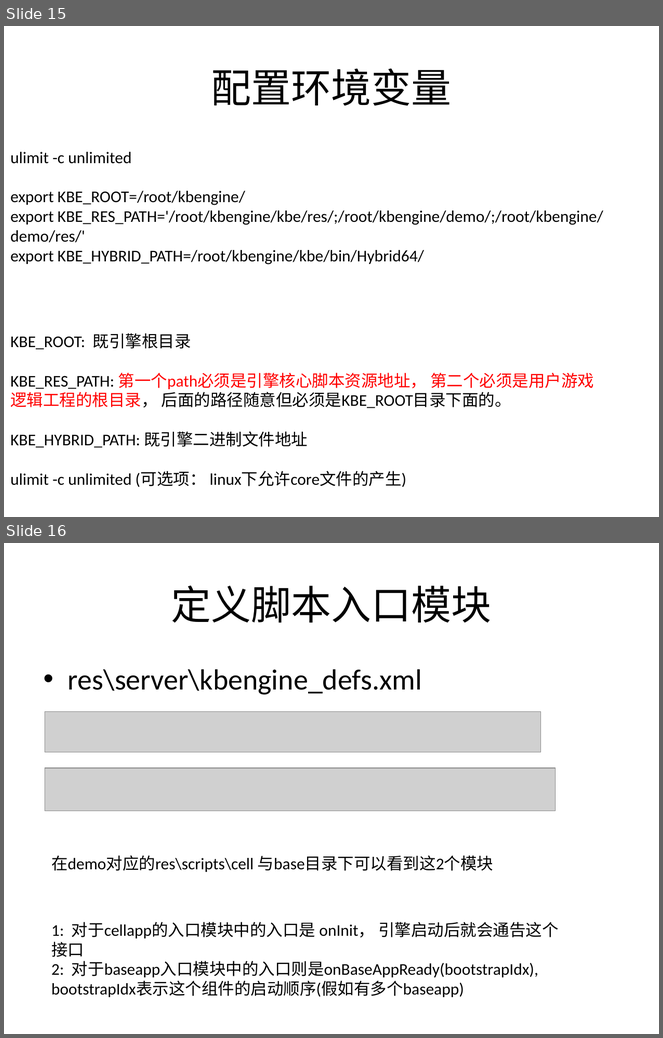
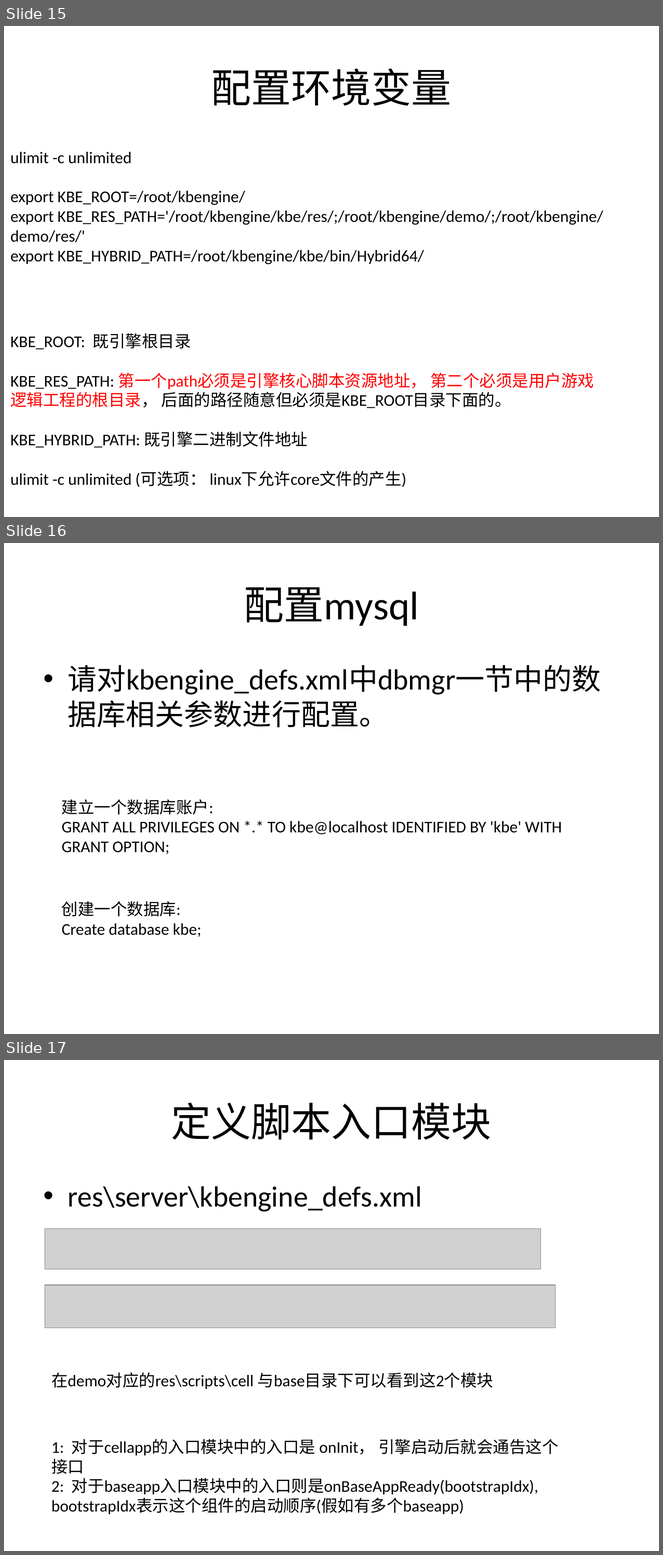
Before and after one commit to kbengine/kbengine, a slide deck: kbe/doc/server_overview.pptx. Shown one above the other, each under a label of ours: slides 15 and 16 before the commit, slides 15, 16 and 17 after it. The pictures are 663x1038 and 663x1555 pixels, drawn with LibreOffice and Linux fonts; fonts in the diff are those of the drawing; grey boxes stand for pictures. Boxes give left, top, right and bottom in pixels: in the first picture for what was removed or moved away, otherwise in the second. Text is boxed around its words. In the diff, an @@ line names an element or a change of style, - is before the commit and + after.

```diff
--- a/kbe/doc/server_overview.pptx
+++ b/kbe/doc/server_overview.pptx
@@ slide 16 added at bbox=[4, 543, 659, 1034], background #FFFFFF @@
@@ title added at bbox=[244, 587, 419, 626], 44 pt, text #000000 @@
+配置mysql
@@ text added at bbox=[68, 665, 601, 728], 32 pt, text #000000 @@
+• 请对kbengine_defs.xml中dbmgr一节中的数据库相关参数进行配置。
@@ text added at bbox=[62, 799, 562, 854], 18 pt, text #000000 @@
+建立一个数据库账户:
+GRANT ALL PRIVILEGES ON *.* TO kbe@localhost IDENTIFIED BY 'kbe' WITH GRANT OPTION;
@@ text added at bbox=[62, 901, 202, 937], 18 pt, text #000000 @@
+创建一个数据库:
+Create database kbe;
@@ what was slide 16 is now slide 17 @@
```
